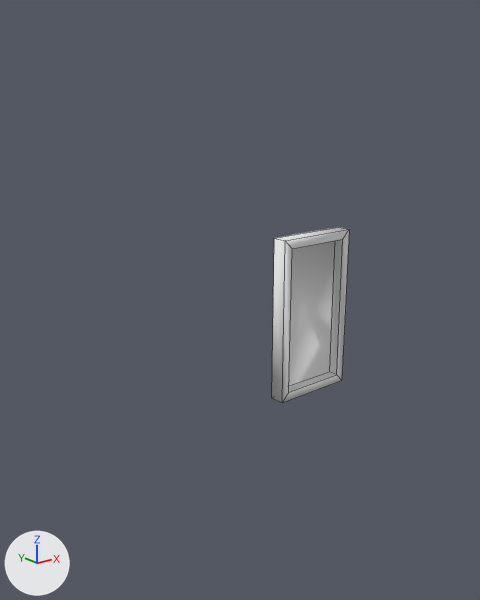
The FBX model Assets/Content/Mesh/GameField2.fbx: old version first, new version second.
Rendered twice from a camera (50 mm lens) standing at (-10.46, -11.28, 4.93) and looking at (-0.65, 0.99, 0.03). Every picture has the same lights, and +X, +Y and +Z are marked at lower left. Mesh edges are drawn as thin lines.
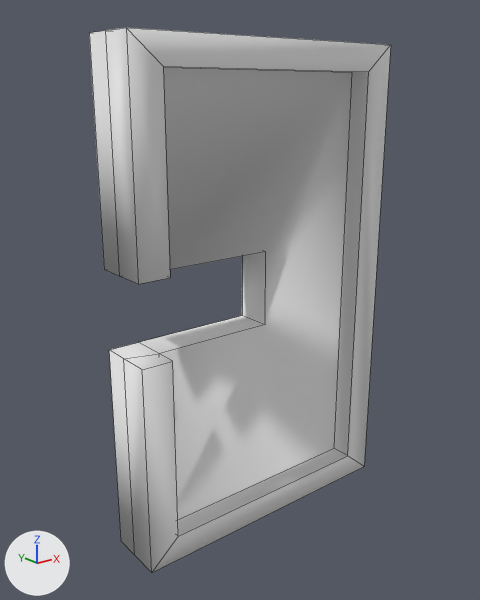
What changed in the scene script:
```text
Change me_cube_001:
    used by ob_cube; location = (0.0, 0.0, 0.0)
    remove me_cube_001.from_pydata(...)  # 16 vertices, 13 faces; spans x -1.0..1.0, y -1.0..-0.64, z -1.9..1.9
    add me_cube_001.from_pydata(...)  # 36 vertices, 28 faces; spans x -1.0..1.0, y -1.0..-0.34, z -1.9..1.9
    me_cube_001 part 1
    4 faces are deleted
    20 vertices are added at x -1.0..1.0, y -1.0..-0.34, z -1.9..1.9
    15 new faces join them, mat_material_002 (white #e7e7e7)
    4 new faces join them, mat_material_001 (white #e7e7e7)
Change ob_cube:
    ob_cube.location: (0.0, 0.0, 0.0) -> (0.0, 2.68, 0.0)
    ob_cube.scale: (1.0, 1.0, 1.0) -> (3.8, 2.25, 3.19)
```

Boxes (x1, y1, x2, y2) around the edits, measured in the pictures (480 x 600 px):
'Cube', reshaped, moved, rescaled (288% wider, 208% taller)
    before: (272, 227, 349, 403)
    after: (89, 28, 391, 572)
part 1 of me_cube_001, built on
    before: (272, 238, 335, 403)
    after: (89, 28, 352, 572)
